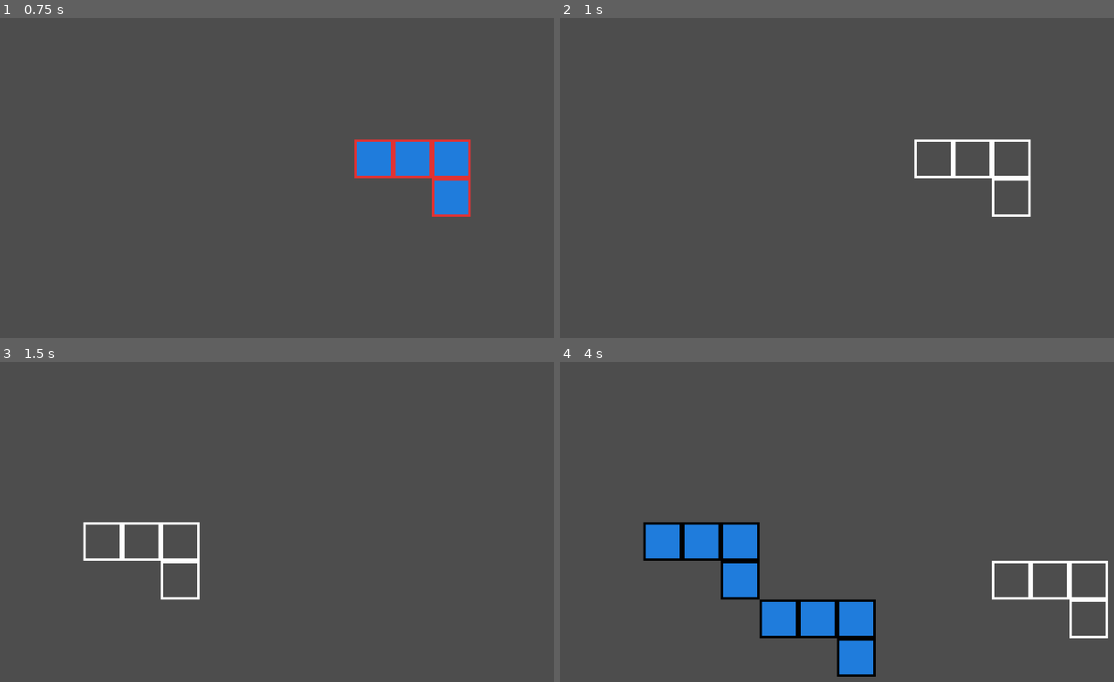
Above: before the commit, frames 1-4 (two rows, left to right).
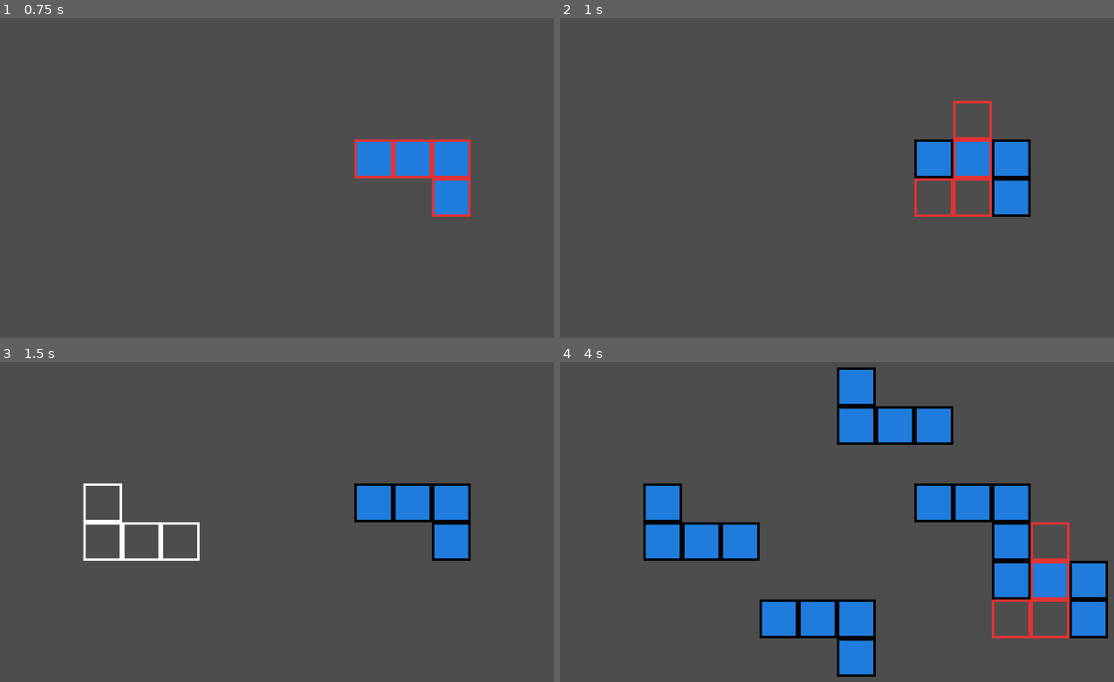
Above: after the commit, the same moments.

Repository: bthaus/Tea-Rex
Game: Godot game, scene res://game_board.tscn
Two runs of this game, one before a commit and one after it. Both use one fixed random seed, a clock stepped at 60 frames per second and the inputs below. This scene is started directly instead of the project's main scene.
Inputs (mouse positions are in pixels of both pictures, inside the frame that each line leads up to):
- Up to frame 1 (0.75 s): tap Enter at 0.5 s; move the mouse to (432, 162) at 0.52 s; press the mouse at (432, 162) at 0.53 s
- Up to frame 2 (1 s): right-click (992, 162) at 0.8 s
- Up to frame 3 (1.5 s): tap Space at 1.25 s; move the mouse to (138, 544) at 1.27 s; release the mouse at (138, 544) at 1.28 s; right-click (138, 544) at 1.35 s
- Up to frame 4 (4 s): click (698, 544) at 1.55 s; tap Enter at 2, 3.5 s; move the mouse to (909, 438) at 2.02 s; press the mouse at (909, 438) at 2.03 s; right-click (909, 438) at 2.3 s; tap Space at 2.75 s; move the mouse to (803, 602) at 2.77 s; release the mouse at (803, 602) at 2.78 s; right-click (803, 602) at 2.85 s; click (803, 602) at 3.05 s; move the mouse to (1047, 582) at 3.52 s; press the mouse at (1047, 582) at 3.53 s; right-click (1047, 582) at 3.8 s

Frame 1 is identical in both runs. In frame 2, 4.1% of the frame differs, in the area x 63-86%, y 25-63%; in frame 3, 3.9%; in frame 4, 13%, in the area x 14-100%, y 1-87%.

Commit message:
fix: disposed test code

Diff:
--- a/game_board.gd
+++ b/game_board.gd
@@ -22,19 +22,23 @@
 		var id = LEGAL_PLACEMENT_TILE_ID if _can_place_block(selected_block, board_pos) else ILLEGAL_PLACEMENT_TILE_ID
 		_draw_block(selected_block, board_pos, id, SELECTION_LAYER)
 
+
 func _input(event):
 	var board_pos = $Board.local_to_map(get_local_mouse_position())
 	if event.is_action_pressed("left_click"):
 		if selected_block == null: #Pick up at a block
-			pass
+			var block = _get_block_from_board(board_pos, true)
+			_draw_block(block, board_pos, -1, BLOCK_LAYER)
+			selected_block = block
+
 		elif _can_place_block(selected_block, board_pos): #Place block down if possible
 			_draw_block(selected_block, board_pos, BLUE_PIECE_TILE_ID, BLOCK_LAYER)
 
 	if event.is_action_pressed("right_click"):
-		var block = _get_block_from_board(board_pos, true)
-		_draw_block(block, board_pos, -1, BLOCK_LAYER)
-		#selected_block = _rotate_block(selected_block)
+		selected_block = _rotate_block(selected_block)
 
+
+#Draws a normalized block at a given position. To delete a block, set id to -1
 func _draw_block(block: PackedVector2Array, position: Vector2, id: int, layer: int):
 	for piece in block:
 		$Board.set_cell(layer, Vector2(piece.x + position.x, piece.y + position.y), id, Vector2(0,0))
